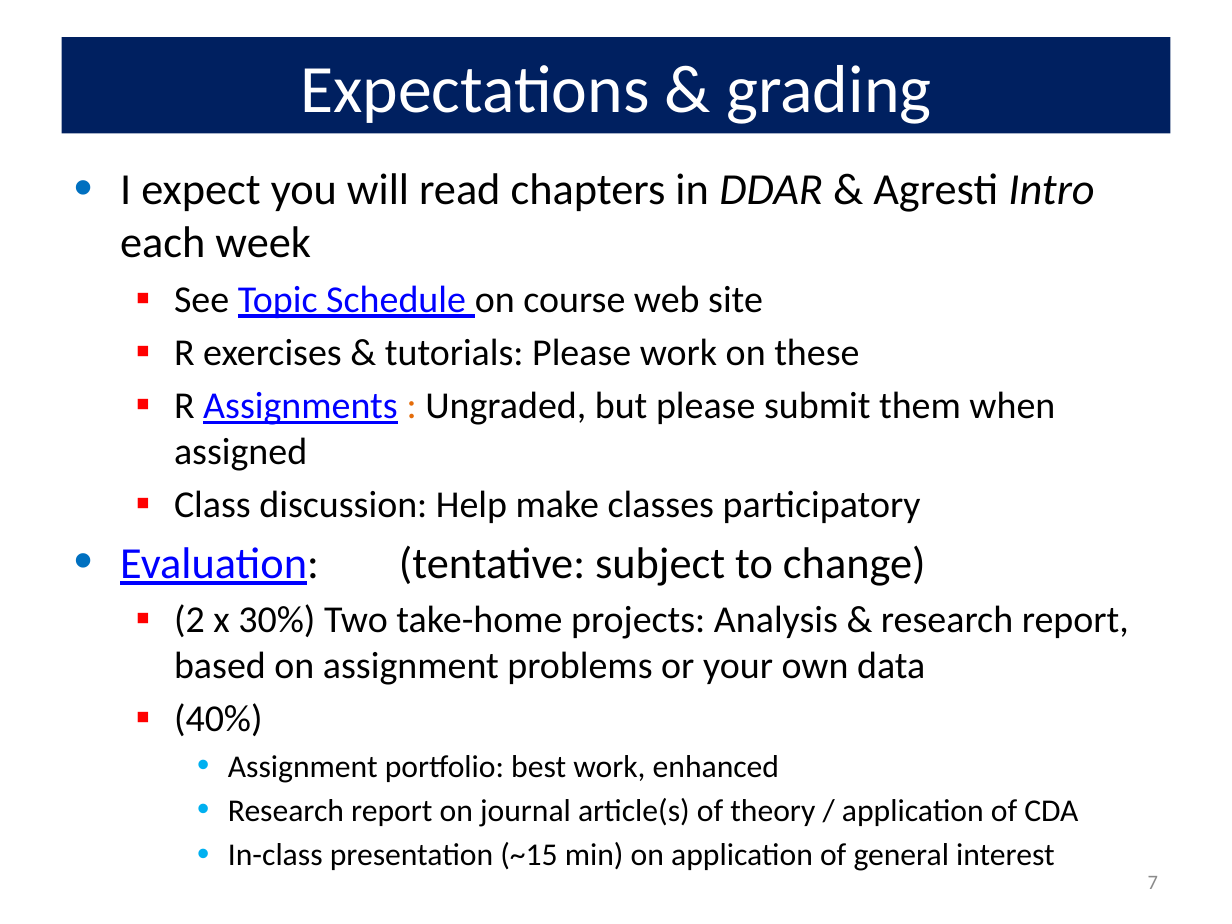
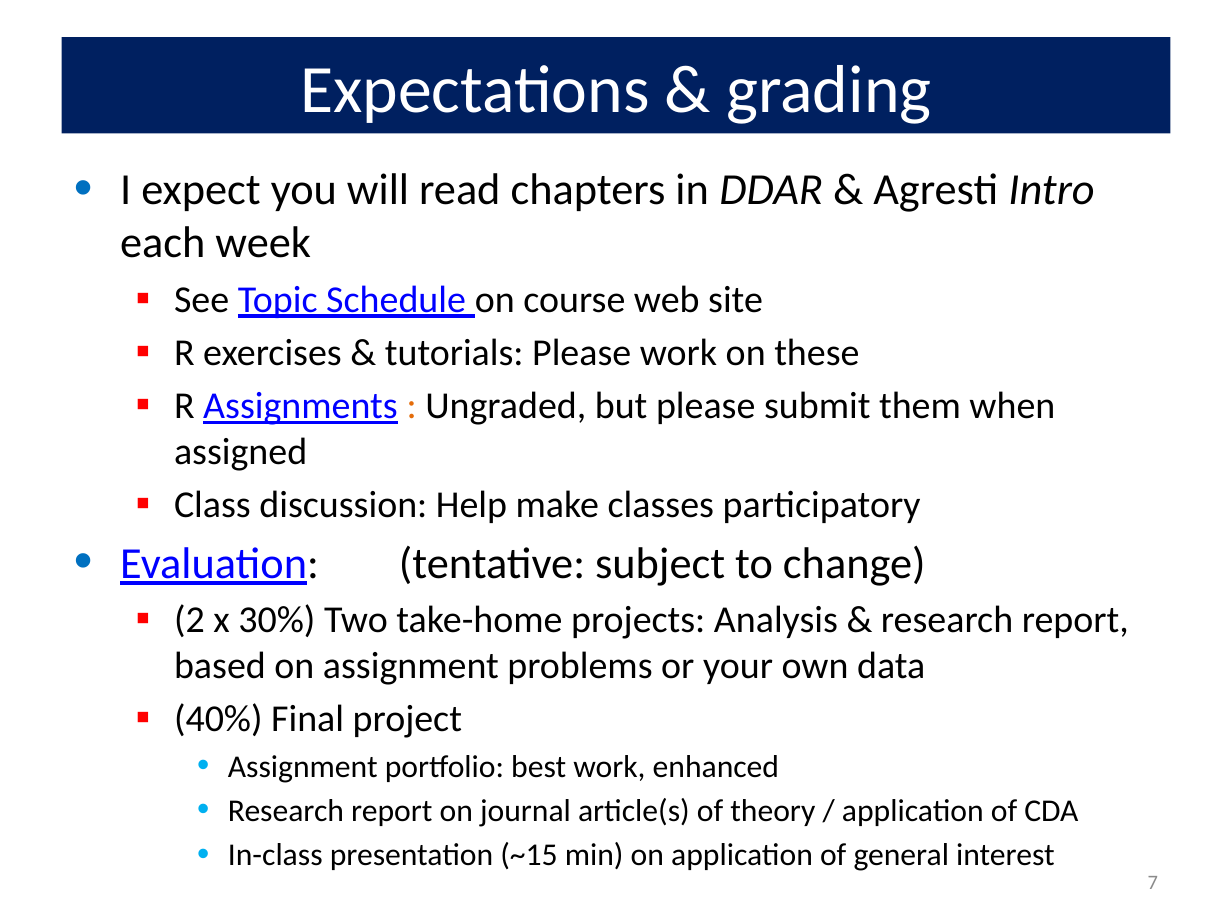
Before and after one commit to friendly/psy6136, a slide deck: slide 7 of lectures/01-Overview.pptx. Drawn at 1232x924 pixels with LibreOffice and Linux fonts; fonts in the diff are those of the drawing. Boxes give left, top, right and bottom in pixels: in the first picture for what was removed or moved away, otherwise in the second. Text is boxed around its words. In the diff, an @@ line names an element or a change of style, - is before the commit and + after.

```diff
--- a/lectures/01-Overview.pptx
+++ b/lectures/01-Overview.pptx
@@ text at box(174, 703, 462, 738): text changed @@
-  ▪ (40%)
+  ▪ (40%) Final project
```
Also in this commit, not shown: 5 other files.
